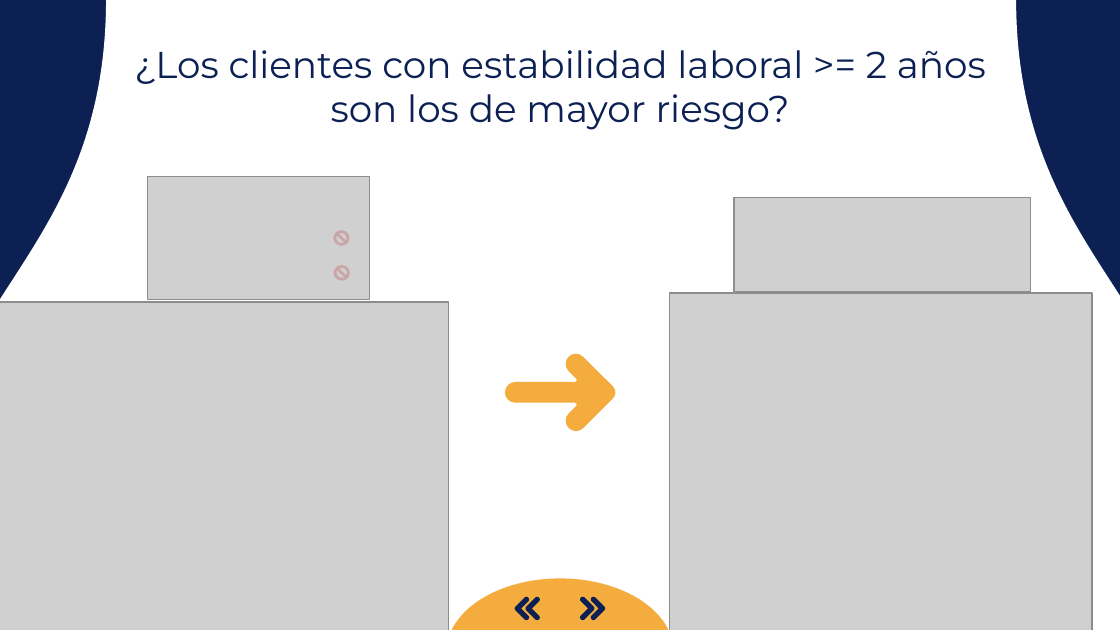
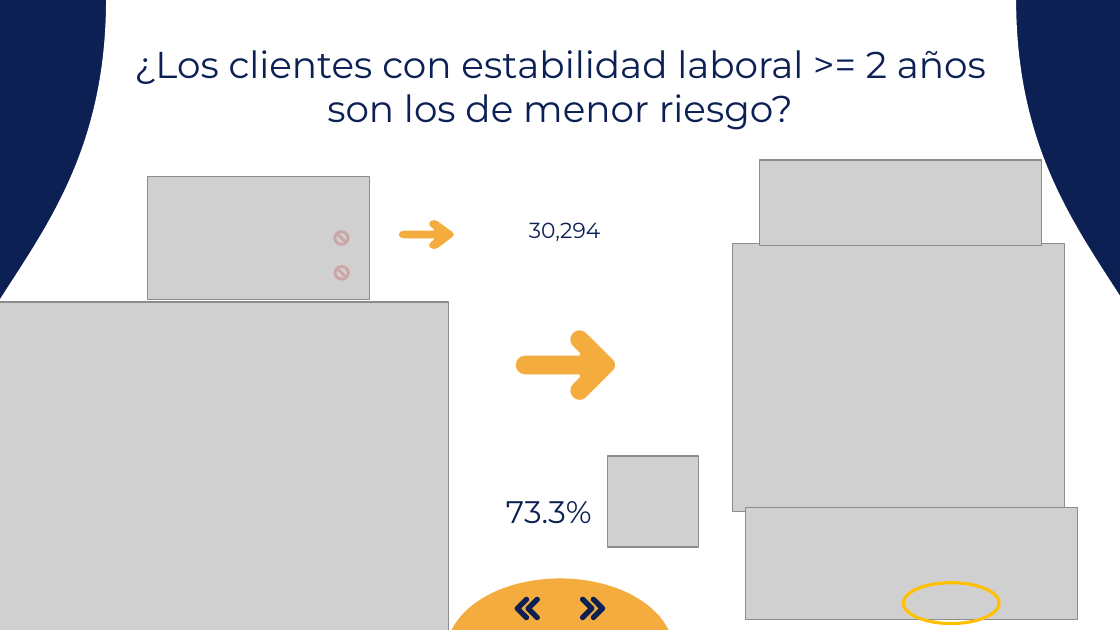
Before and after one commit to ajalca/cbe_customer_classification, a slide deck: slide 8 of Presentacion MRP.pptx. Drawn at 1120x630 pixels with LibreOffice and Linux fonts; fonts in the diff are those of the drawing; grey boxes stand for pictures. Boxes give left, top, right and bottom in pixels: in the first picture for what was removed or moved away, otherwise in the second. Text is boxed around its words. In the diff, an @@ line names an element or a change of style, - is before the commit and + after.

```diff
--- a/Presentacion MRP.pptx
+++ b/Presentacion MRP.pptx
@@ title at (x1=134, y1=50, x2=986, y2=130): text changed @@
-¿Los clientes con estabilidad laboral >= 2 años son los de mayor riesgo?
+¿Los clientes con estabilidad laboral >= 2 años son los de menor riesgo?
@@ picture added at (x1=759, y1=160, x2=1042, y2=246) @@
@@ picture removed at (x1=734, y1=198, x2=1030, y2=291) @@
@@ freeform shape added at (x1=399, y1=221, x2=454, y2=250), fill #F3AC3D @@
@@ text added at (x1=529, y1=222, x2=600, y2=241), 14 pt, text #0C2054 @@
+30,294
@@ picture resized from (x1=670, y1=293, x2=1092, y2=630) to (x1=732, y1=244, x2=1065, y2=512) @@
@@ freeform shape resized from (x1=505, y1=354, x2=616, y2=431) to (x1=516, y1=330, x2=616, y2=400) @@
@@ picture added at (x1=607, y1=456, x2=698, y2=547) @@
@@ text added at (x1=506, y1=501, x2=592, y2=524), 20 pt, text #0C2054 @@
+73.3%
@@ picture added at (x1=746, y1=507, x2=1079, y2=619) @@
@@ ellipse added at (x1=904, y1=582, x2=999, y2=623), outline #FFC000 2 pt @@
```
Also in this commit, not shown: 1 other slide changed, 1 other file.
